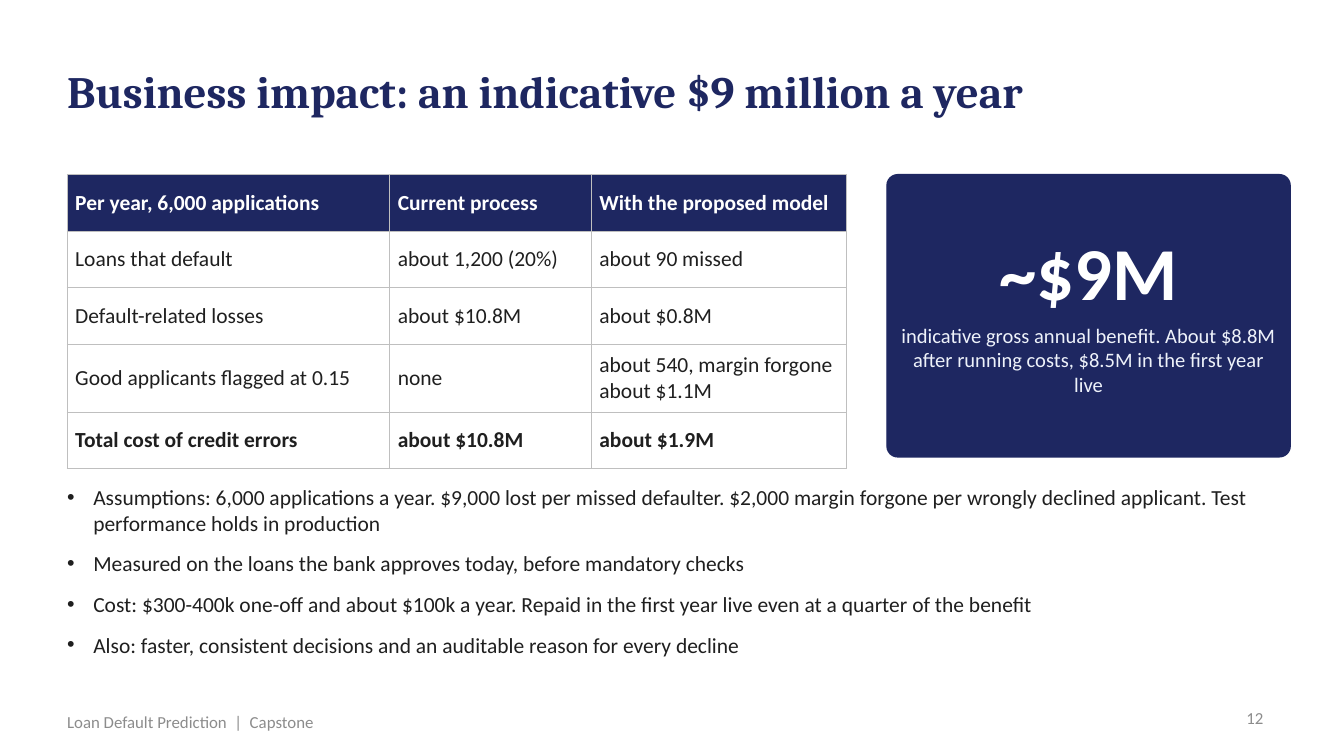
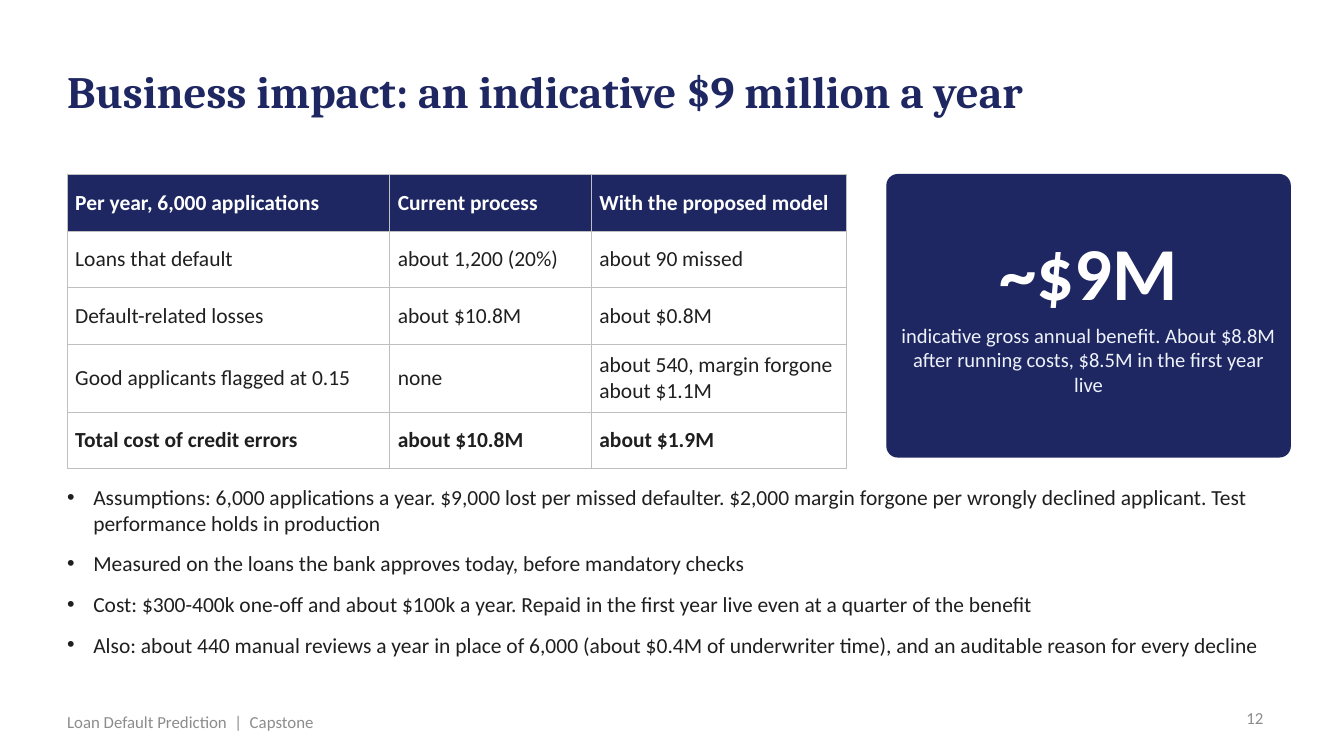
Before and after one commit to shubham1891/Personal-code, a slide deck: slide 12 of presentation/Loan_Default_Prediction_Presentation.pptx. Drawn at 1344x756 pixels with LibreOffice and Linux fonts; fonts in the diff are those of the drawing. Boxes give left, top, right and bottom in pixels: in the first picture for what was removed or moved away, otherwise in the second. Text is boxed around its words. In the diff, an @@ line names an element or a change of style, - is before the commit and + after.

```diff
--- a/presentation/Loan_Default_Prediction_Presentation.pptx
+++ b/presentation/Loan_Default_Prediction_Presentation.pptx
@@ text at (x1=93, y1=637, x2=1257, y2=657): text changed @@
-• Also: faster, consistent decisions and an auditable reason for every decline
+• Also: about 440 manual reviews a year in place of 6,000 (about $0.4M of underwriter time), and an auditable reason for every decline
```
Also in this commit, not shown: 3 other slides changed, 1 slide added, 14 other files.
